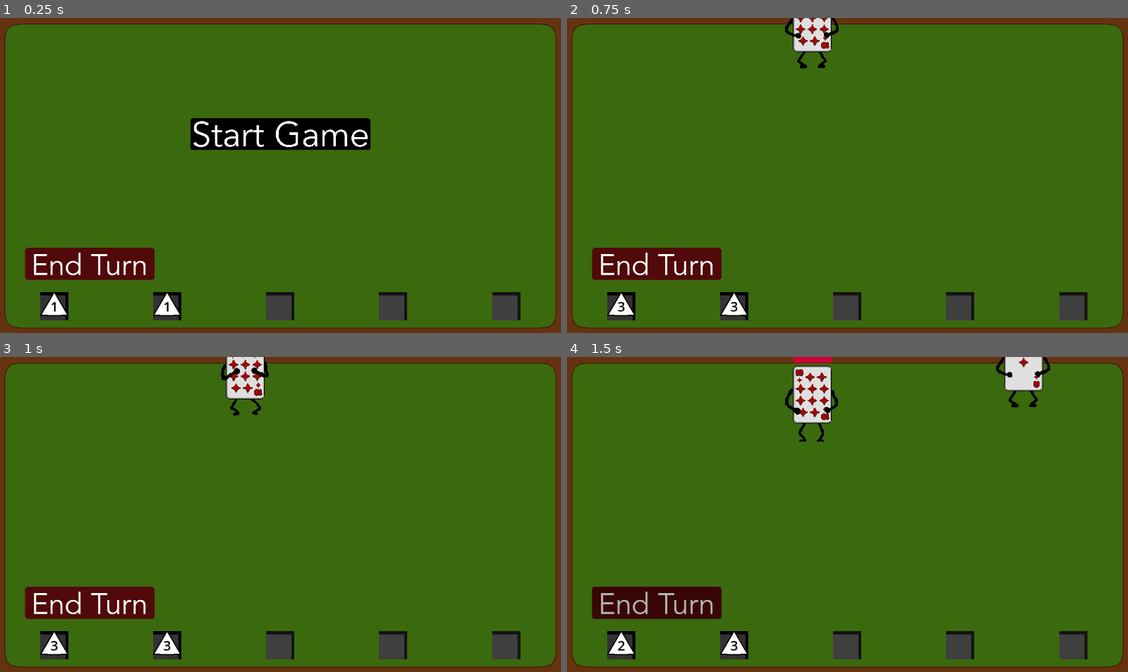
Above: before the commit, frames 1-4 (two rows, left to right).
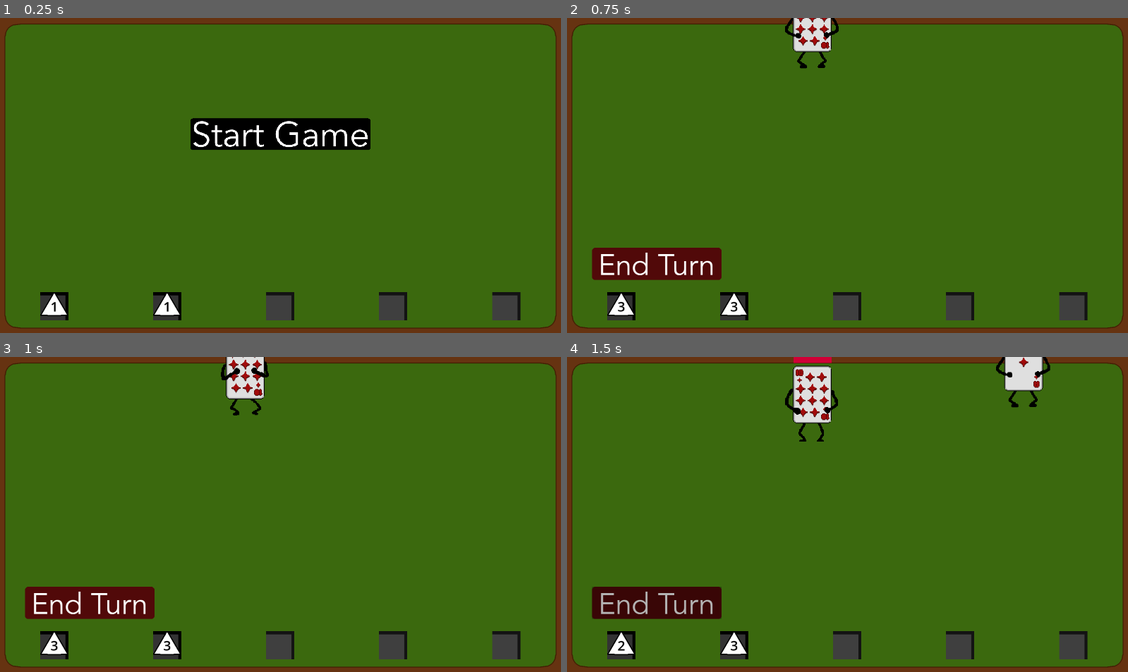
Above: after the commit, the same moments.

Repository: WasabiDragon/Hoard
Game: Godot game, scene res://Scenes/Main.tscn
Two runs of this game, one before a commit and one after it. Both use one fixed random seed, a clock stepped at 60 frames per second and the inputs below. Sound files missing from this copy of the repository are replaced by a short silence.
Inputs (mouse positions are in pixels of both pictures, inside the frame that each line leads up to):
- Up to frame 1 (0.25 s): no input
- Up to frame 2 (0.75 s): click (847, 134) at 0.5 s
- Up to frame 3 (1 s): no input
- Up to frame 4 (1.5 s): click (656, 602) at 1.25 s

The runs differ from the first frame. In frame 1, 2.4% of the frame differs, in the area x 4-28%, y 72-84%; in frame 2, nothing differs; in frame 3, nothing differs; in frame 4, nothing differs.

Commit message:
final_submission_update

Diff:
--- a/Resources/levels/level_4.tres
+++ b/Resources/levels/level_4.tres
@@ -7,8 +7,20 @@
 script = ExtResource("1_sbkb3")
 enemies = 4
 bosses = 0
+timeToWait = 2.0
+
+[sub_resource type="Resource" id="Resource_xtmp5"]
+script = ExtResource("1_sbkb3")
+enemies = 2
+bosses = 0
+timeToWait = 4.0
+
+[sub_resource type="Resource" id="Resource_3bqcr"]
+script = ExtResource("1_sbkb3")
+enemies = 4
+bosses = 0
 timeToWait = 0.0
 
 [resource]
 script = ExtResource("2_yi7vn")
-info_list = Array[ExtResource("1_sbkb3")]([SubResource("Resource_pnyb6"), null])
+info_list = Array[ExtResource("1_sbkb3")]([SubResource("Resource_pnyb6"), SubResource("Resource_xtmp5"), SubResource("Resource_3bqcr")])
--- a/Scenes/Main.tscn
+++ b/Scenes/Main.tscn
@@ -222,7 +222,7 @@
 grow_vertical = 2
 mouse_filter = 1
 
-[node name="start_game" type="TextureButton" parent="UI" node_paths=PackedStringArray("overlay")]
+[node name="start_game" type="TextureButton" parent="UI" node_paths=PackedStringArray("overlay", "endTurnButton")]
 clip_children = 2
 texture_filter = 1
 layout_mode = 1
@@ -242,6 +242,7 @@
 start_image = ExtResource("14_w56xd")
 next_level_image = ExtResource("16_fp5oc")
 overlay = NodePath("ColorRect")
+endTurnButton = NodePath("../end_turn")
 
 [node name="ColorRect" type="ColorRect" parent="UI/start_game"]
 visible = false
@@ -255,6 +256,7 @@
 color = Color(0, 0, 0, 0.294118)
 
 [node name="end_turn" type="TextureButton" parent="UI" node_paths=PackedStringArray("overlay")]
+visible = false
 layout_mode = 1
 anchors_preset = 2
 anchor_top = 1.0
@@ -279,7 +281,7 @@
 mouse_filter = 1
 color = Color(0, 0, 0, 0.294118)
 
-[node name="upgrade_choice" type="MarginContainer" parent="UI" node_paths=PackedStringArray("upgrade_panel", "role_panel", "extra_die_panel", "drops")]
+[node name="upgrade_choice" type="MarginContainer" parent="UI" node_paths=PackedStringArray("upgrade_panel", "role_panel", "extra_die_panel", "drops", "endTurnButton")]
 visible = false
 custom_minimum_size = Vector2(0, 600)
 layout_mode = 1
@@ -301,6 +303,7 @@
 extra_die_panel = NodePath("HBoxContainer/extra_dice")
 all_images = ExtResource("7_ws3ny")
 drops = NodePath("../../Control/upgrade_drop_controller")
+endTurnButton = NodePath("../end_turn")
 
 [node name="HBoxContainer" type="HBoxContainer" parent="UI/upgrade_choice"]
 layout_mode = 2
--- a/Scenes/enemy.tscn
+++ b/Scenes/enemy.tscn
@@ -55,6 +55,22 @@
 "transitions": PackedFloat32Array(1),
 "update": 0,
 "values": [Color(0.741176, 0.121569, 0.145098, 0)]
+}
+
+[sub_resource type="Animation" id="Animation_uxavs"]
+resource_name = "danger"
+loop_mode = 1
+tracks/0/type = "value"
+tracks/0/imported = false
+tracks/0/enabled = true
+tracks/0/path = NodePath("Sprite2D/ColorRect:color")
+tracks/0/interp = 1
+tracks/0/loop_wrap = true
+tracks/0/keys = {
+"times": PackedFloat32Array(0, 0.5, 1),
+"transitions": PackedFloat32Array(1, 1, 1),
+"update": 0,
+"values": [Color(0.262745, 0.235294, 1, 0), Color(0.886275, 0.0705882, 0, 0.729412), Color(0.262745, 0.235294, 1, 0)]
 }
 
 [sub_resource type="Animation" id="Animation_wq8lo"]
@@ -96,22 +112,6 @@
 "transitions": PackedFloat32Array(1, 1, 1, 1, 1, 1, 1, 1),
 "update": 1,
 "values": [0, 1, 2, 3, 4, 5, 6, 7]
-}
-
-[sub_resource type="Animation" id="Animation_uxavs"]
-resource_name = "danger"
-loop_mode = 1
-tracks/0/type = "value"
-tracks/0/imported = false
-tracks/0/enabled = true
-tracks/0/path = NodePath("Sprite2D/ColorRect:color")
-tracks/0/interp = 1
-tracks/0/loop_wrap = true
-tracks/0/keys = {
-"times": PackedFloat32Array(0, 0.5, 1),
-"transitions": PackedFloat32Array(1, 1, 1),
-"update": 0,
-"values": [Color(0.262745, 0.235294, 1, 0), Color(0.886275, 0.0705882, 0, 0.729412), Color(0.262745, 0.235294, 1, 0)]
 }
 
 [sub_resource type="AnimationLibrary" id="AnimationLibrary_doqbx"]
--- a/Scripts/start_game.gd
+++ b/Scripts/start_game.gd
@@ -3,6 +3,7 @@
 @export var start_image: Texture2D
 @export var next_level_image: Texture2D
 @export var overlay: ColorRect
+@export var endTurnButton: TextureButton
 
 func _ready():
 	pressed.connect(_start_game)
@@ -13,6 +14,7 @@
 func _start_game():
 	%timing_controller.start_game()
 	hide()
+	endTurnButton.show()
 	texture_normal = next_level_image
 	pressed.disconnect(_start_game)
 	pressed.connect(_next_level)
@@ -20,6 +22,7 @@
 func _next_level():
 	%timing_controller.next_level()
 	hide()
+	endTurnButton.show()
 
 func hover_overlay_on():
 	overlay.show()
--- a/Scripts/upgrade_choice.gd
+++ b/Scripts/upgrade_choice.gd
@@ -6,6 +6,7 @@
 @export var extra_die_panel: Button
 @export var all_images: upgrade_images
 @export var drops: upgrade_drop
+@export var endTurnButton: TextureButton
 var _current_role: dice_stats.diceClass
 @onready var _audio = $upgradeSound as audio_bank
 
@@ -15,6 +16,7 @@
 	extra_die_panel.pressed.connect(select_extra_dice)
 
 func set_choices():
+	endTurnButton.hide()
 	set_dice_panel()
 	set_role_panel()
 	set_upgrade_panel()
Not shown: 1 places in Resources/levels/level_4.tres that only renumber resources
